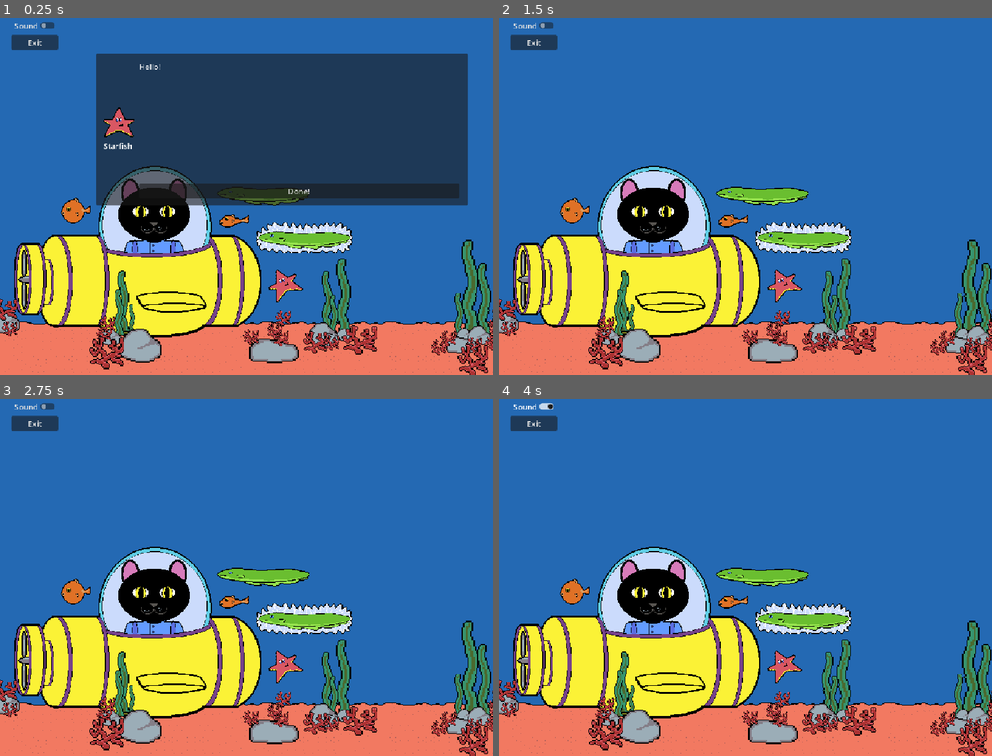
Above: before the commit, frames 1-4 (two rows, left to right).
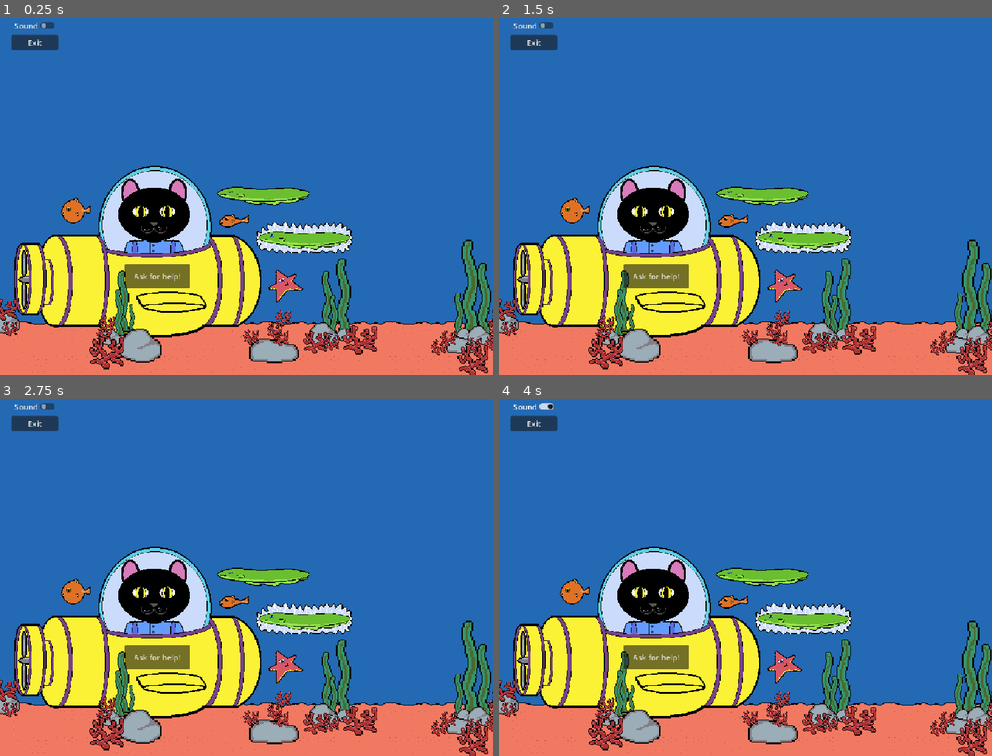
Above: after the commit, the same moments.

Repository: gainax2k1/uplifting_ocean
Game: Godot game, scene res://Scenes/uplifting_ocean.tscn
The game is run twice, just before and just after one commit, with the same random seed, the same clock (stepped at 60 frames per second) and the same inputs.
Inputs (mouse positions are in pixels of both pictures, inside the frame that each line leads up to):
- Up to frame 1 (0.25 s): no input
- Up to frame 2 (1.5 s): click (656, 275) at 0.5 s, where only the run after the commit has a clickable "Ask for help!"; click "Done!" at 1.25 s
- Up to frame 3 (2.75 s): no input
- Up to frame 4 (4 s): click "Sound" at 3.5 s

The runs differ from the first frame. In frame 1, 32% of the frame differs, in the area x 19-95%, y 10-76%; in frame 2, 0.9%; in frame 3, 0.9%; in frame 4, 0.9%.

Commit message:
dialog updates

Diff:
--- /dev/null
+++ b/Assets/Sprites/icon_sprite_frames.tres
@@ -0,0 +1,277 @@
+[gd_resource type="SpriteFrames" format=3 uid="uid://dqsy32ah0tj0r"]
+
+[ext_resource type="Texture2D" uid="uid://gr4e3nqr5y3l" path="res://Assets/Sprites/eel-icon-Sheet.png" id="1_muich"]
+[ext_resource type="Texture2D" uid="uid://clu13pw6harqg" path="res://Assets/Sprites/puffer-icon-small-sheet.png" id="2_ga58c"]
+[ext_resource type="Texture2D" uid="uid://ml2jvtxvp8kp" path="res://Assets/Sprites/starfish-icon-sheet.png" id="3_beb1n"]
+
+[sub_resource type="AtlasTexture" id="AtlasTexture_gl4vm"]
+atlas = ExtResource("1_muich")
+region = Rect2(0, 0, 100, 100)
+
+[sub_resource type="AtlasTexture" id="AtlasTexture_ofp2y"]
+atlas = ExtResource("1_muich")
+region = Rect2(100, 0, 100, 100)
+
+[sub_resource type="AtlasTexture" id="AtlasTexture_3dls6"]
+atlas = ExtResource("1_muich")
+region = Rect2(200, 0, 100, 100)
+
+[sub_resource type="AtlasTexture" id="AtlasTexture_w8h0v"]
+atlas = ExtResource("2_ga58c")
+region = Rect2(0, 0, 100, 100)
+
+[sub_resource type="AtlasTexture" id="AtlasTexture_y6rcn"]
+atlas = ExtResource("2_ga58c")
+region = Rect2(100, 0, 100, 100)
+
+[sub_resource type="AtlasTexture" id="AtlasTexture_2bvuo"]
+atlas = ExtResource("2_ga58c")
+region = Rect2(200, 0, 100, 100)
+
+[sub_resource type="AtlasTexture" id="AtlasTexture_xg2mj"]
+atlas = ExtResource("3_beb1n")
+region = Rect2(0, 0, 100, 100)
+
+[sub_resource type="AtlasTexture" id="AtlasTexture_3nas4"]
+atlas = ExtResource("3_beb1n")
+region = Rect2(100, 0, 100, 100)
+
+[sub_resource type="AtlasTexture" id="AtlasTexture_ionbg"]
+atlas = ExtResource("3_beb1n")
+region = Rect2(200, 0, 100, 100)
+
+[resource]
+resource_local_to_scene = true
+resource_name = "IconAni"
+animations = [{
+"frames": [{
+"duration": 1.0,
+"texture": SubResource("AtlasTexture_gl4vm")
+}, {
+"duration": 1.0,
+"texture": SubResource("AtlasTexture_ofp2y")
+}, {
+"duration": 1.0,
+"texture": SubResource("AtlasTexture_3dls6")
+}, {
+"duration": 1.0,
+"texture": SubResource("AtlasTexture_gl4vm")
+}, {
+"duration": 1.0,
+"texture": SubResource("AtlasTexture_ofp2y")
+}, {
+"duration": 1.0,
+"texture": SubResource("AtlasTexture_gl4vm")
+}, {
+"duration": 1.0,
+"texture": SubResource("AtlasTexture_ofp2y")
+}, {
+"duration": 1.0,
+"texture": SubResource("AtlasTexture_gl4vm")
+}, {
+"duration": 1.0,
+"texture": SubResource("AtlasTexture_ofp2y")
+}, {
+"duration": 1.0,
+"texture": SubResource("AtlasTexture_gl4vm")
+}, {
+"duration": 1.0,
+"texture": SubResource("AtlasTexture_ofp2y")
+}, {
+"duration": 1.0,
+"texture": SubResource("AtlasTexture_gl4vm")
+}, {
+"duration": 1.0,
+"texture": SubResource("AtlasTexture_ofp2y")
+}, {
+"duration": 1.0,
+"texture": SubResource("AtlasTexture_gl4vm")
+}, {
+"duration": 1.0,
+"texture": SubResource("AtlasTexture_ofp2y")
+}, {
+"duration": 1.0,
+"texture": SubResource("AtlasTexture_gl4vm")
+}, {
+"duration": 1.0,
+"texture": SubResource("AtlasTexture_ofp2y")
+}, {
+"duration": 1.0,
+"texture": SubResource("AtlasTexture_gl4vm")
+}, {
+"duration": 1.0,
+"texture": SubResource("AtlasTexture_ofp2y")
+}, {
+"duration": 1.0,
+"texture": SubResource("AtlasTexture_gl4vm")
+}, {
+"duration": 1.0,
+"texture": SubResource("AtlasTexture_ofp2y")
+}, {
+"duration": 1.0,
+"texture": SubResource("AtlasTexture_gl4vm")
+}, {
+"duration": 1.0,
+"texture": SubResource("AtlasTexture_ofp2y")
+}, {
+"duration": 1.0,
+"texture": SubResource("AtlasTexture_gl4vm")
+}, {
+"duration": 1.0,
+"texture": SubResource("AtlasTexture_ofp2y")
+}, {
+"duration": 1.0,
+"texture": SubResource("AtlasTexture_gl4vm")
+}, {
+"duration": 1.0,
+"texture": SubResource("AtlasTexture_ofp2y")
+}, {
+"duration": 1.0,
+"texture": SubResource("AtlasTexture_gl4vm")
+}, {
+"duration": 1.0,
+"texture": SubResource("AtlasTexture_ofp2y")
+}, {
+"duration": 1.0,
+"texture": SubResource("AtlasTexture_gl4vm")
+}, {
+"duration": 1.0,
+"texture": SubResource("AtlasTexture_ofp2y")
+}, {
+"duration": 1.0,
+"texture": SubResource("AtlasTexture_gl4vm")
+}, {
+"duration": 1.0,
+"texture": SubResource("AtlasTexture_gl4vm")
+}, {
+"duration": 1.0,
+"texture": SubResource("AtlasTexture_ofp2y")
+}],
+"loop": 1,
+"name": &"eel-icon-ani",
+"speed": 5.0
+}, {
+"frames": [{
+"duration": 1.0,
+"texture": SubResource("AtlasTexture_w8h0v")
+}, {
+"duration": 1.0,
+"texture": SubResource("AtlasTexture_y6rcn")
+}, {
+"duration": 1.0,
+"texture": SubResource("AtlasTexture_2bvuo")
+}, {
+"duration": 1.0,
+"texture": SubResource("AtlasTexture_w8h0v")
+}, {
+"duration": 1.0,
+"texture": SubResource("AtlasTexture_y6rcn")
+}, {
+"duration": 1.0,
+"texture": SubResource("AtlasTexture_w8h0v")
+}, {
+"duration": 1.0,
+"texture": SubResource("AtlasTexture_y6rcn")
+}, {
+"duration": 1.0,
+"texture": SubResource("AtlasTexture_w8h0v")
+}, {
+"duration": 1.0,
+"texture": SubResource("AtlasTexture_y6rcn")
+}, {
+"duration": 1.0,
+"texture": SubResource("AtlasTexture_w8h0v")
+}, {
+"duration": 1.0,
+"texture": SubResource("AtlasTexture_y6rcn")
+}, {
+"duration": 1.0,
+"texture": SubResource("AtlasTexture_w8h0v")
+}, {
+"duration": 1.0,
+"texture": SubResource("AtlasTexture_y6rcn")
+}, {
+"duration": 1.0,
+"texture": SubResource("AtlasTexture_w8h0v")
+}, {
+"duration": 1.0,
+"texture": SubResource("AtlasTexture_y6rcn")
+}, {
+"duration": 1.0,
+"texture": SubResource("AtlasTexture_w8h0v")
+}, {
+"duration": 1.0,
+"texture": SubResource("AtlasTexture_y6rcn")
+}, {
+"duration": 1.0,
+"texture": SubResource("AtlasTexture_w8h0v")
+}, {
+"duration": 1.0,
+"texture": SubResource("AtlasTexture_y6rcn")
+}],
+"loop": 1,
+"name": &"puffer-icon-ani",
+"speed": 5.0
+}, {
+"frames": [{
+"duration": 1.0,
+"texture": SubResource("AtlasTexture_xg2mj")
+}, {
+"duration": 1.0,
+"texture": SubResource("AtlasTexture_3nas4")
+}, {
+"duration": 1.0,
+"texture": SubResource("AtlasTexture_ionbg")
+}, {
+"duration": 1.0,
+"texture": SubResource("AtlasTexture_xg2mj")
+}, {
+"duration": 1.0,
+"texture": SubResource("AtlasTexture_3nas4")
+}, {
+"duration": 1.0,
+"texture": SubResource("AtlasTexture_xg2mj")
+}, {
+"duration": 1.0,
+"texture": SubResource("AtlasTexture_3nas4")
+}, {
+"duration": 1.0,
+"texture": SubResource("AtlasTexture_xg2mj")
+}, {
+"duration": 1.0,
+"texture": SubResource("AtlasTexture_3nas4")
+}, {
+"duration": 1.0,
+"texture": SubResource("AtlasTexture_xg2mj")
+}, {
+"duration": 1.0,
+"texture": SubResource("AtlasTexture_3nas4")
+}, {
+"duration": 1.0,
+"texture": SubResource("AtlasTexture_xg2mj")
+}, {
+"duration": 1.0,
+"texture": SubResource("AtlasTexture_3nas4")
+}, {
+"duration": 1.0,
+"texture": SubResource("AtlasTexture_xg2mj")
+}, {
+"duration": 1.0,
+"texture": SubResource("AtlasTexture_3nas4")
+}, {
+"duration": 1.0,
+"texture": SubResource("AtlasTexture_xg2mj")
+}, {
+"duration": 1.0,
+"texture": SubResource("AtlasTexture_3nas4")
+}, {
+"duration": 1.0,
+"texture": SubResource("AtlasTexture_xg2mj")
+}, {
+"duration": 1.0,
+"texture": SubResource("AtlasTexture_3nas4")
+}],
+"loop": 1,
+"name": &"starfish-icon-ani",
+"speed": 5.0
+}]
--- a/Scenes/Dialogue_Manager.gd
+++ b/Scenes/Dialogue_Manager.gd
@@ -7,25 +7,52 @@
 @onready var DialogText = %DialogText
 @onready var SpeakerLabel = %SpeakerLabel
 @onready var done_button = %DoneButton
+@onready var cont_button = %ContinueButton
 
-
+var current_NPC_index = 0
+var current_dialog_index = 0
+var current_dialog = null
+var current_dialog_max = 0
 
 func _ready() -> void:
 	DialogBox.hide()
-	start_dialog(full_script.Dialogues[0], 0)
-
 	pass
 
-func start_dialog(dialog:Dialogue, dialog_index:int):
-	if dialog_index == null:
-		dialog_index = 0
+func start_dialog(dialog:Dialogue):
+	current_dialog = dialog
+	current_dialog_max = len(current_dialog.Dialogs)-1
+	cont_button.disabled = false
+	if current_dialog_index == null:
+		current_dialog_index = 0
 
 	DialogBox.show()
-	NPC_Icon.texture = dialog.NPC_Icon
-	SpeakerLabel.text = dialog.NPC_Name
-	DialogText.text = dialog.Dialogs[dialog_index]
+	NPC_Icon.play(current_dialog.NPC_Icon)
+	SpeakerLabel.text = current_dialog.NPC_Name
+	DialogText.text = current_dialog.Dialogs[current_dialog_index]
 
+func cont_dialog():
+	if current_dialog_index> current_dialog_max:
+		return
+	DialogText.text = current_dialog.Dialogs[current_dialog_index]
 	pass
 
+func _on_continue_button_pressed() -> void:
+	current_dialog_index += 1
+	if current_dialog_index + 1 > current_dialog_max:
+		cont_button.disabled = true
+	cont_dialog()
+	pass # Replace with function body.
+
 func _on_done_button_pressed() -> void:
+	current_dialog_index = 0
+	if (current_NPC_index + 1) < len(full_script.Dialogues):
+		current_NPC_index += 1
+	else:
+		%AskForHelp.disabled = true
+		%AskForHelp.visible = false
+		#CALL ENDING...????????????????????
 	DialogBox.hide()
+
+func _on_ask_for_help_pressed() -> void:
+	start_dialog(full_script.Dialogues[current_NPC_index])
+	pass # Replace with function body.
--- a/Scenes/dialog.tscn
+++ b/Scenes/dialog.tscn
@@ -3,9 +3,7 @@
 [ext_resource type="Script" uid="uid://bb24tspl4newg" path="res://Scenes/Dialogue_Manager.gd" id="1_edf0l"]
 [ext_resource type="Script" uid="uid://dchd2qkhl6wvi" path="res://Scripts/dialog_box.gd" id="1_irs7l"]
 [ext_resource type="Resource" uid="uid://clvvjay05gcvp" path="res://Scripts/full_script.tres" id="2_87kay"]
-
-[sub_resource type="PlaceholderTexture2D" id="PlaceholderTexture2D_ga5kc"]
-size = Vector2(100, 100)
+[ext_resource type="SpriteFrames" uid="uid://dqsy32ah0tj0r" path="res://Assets/Sprites/icon_sprite_frames.tres" id="4_u40lh"]
 
 [node name="Dialog" type="Node2D" unique_id=1563229591]
 script = ExtResource("1_edf0l")
@@ -44,10 +42,12 @@
 layout_mode = 2
 alignment = 1
 
-[node name="NPCIcon" type="TextureRect" parent="CanvasLayer/DialogBox/MarginContainer/HBoxContainer/VBoxContainer" unique_id=191042840]
+[node name="NPCIcon" type="AnimatedSprite2D" parent="CanvasLayer/DialogBox/MarginContainer/HBoxContainer/VBoxContainer" unique_id=2111244090]
 unique_name_in_owner = true
-layout_mode = 2
-texture = SubResource("PlaceholderTexture2D_ga5kc")
+position = Vector2(79, 66)
+scale = Vector2(1.31, 1.31)
+sprite_frames = ExtResource("4_u40lh")
+animation = &"starfish-icon-ani"
 
 [node name="SpeakerLabel" type="Label" parent="CanvasLayer/DialogBox/MarginContainer/HBoxContainer/VBoxContainer" unique_id=1861606087]
 unique_name_in_owner = true
@@ -63,22 +63,17 @@
 unique_name_in_owner = true
 layout_mode = 2
 size_flags_vertical = 3
-text = "1. Take 5 long, deep breaths through your nose, and exhale through puckered lips.
-2. Place both feet flat on the floor. Wiggle your toes. Curl and uncurl your toes several
-times. Spend a moment noticing the sensations in your feet.
-3. Stomp your feet on the ground several times. Pay attention to the sensations in your feet
-and legs as you make contact with the ground.
-4. Clench your hands into fists, then release the tension. Repeat this 10 times.
-5. Press your palms together. Press them harder and hold this pose for 15 seconds. Pay
-attention to the feeling of tension in your hands and arms.
-6. Rub your palms together briskly. Notice and sound and the feeling of warmth.
-7. Reach your hands over your head like you’re trying to reach the sky. Stretch like this for 5
-seconds. Bring your arms down and let them relax at your sides.
-8. Take 5 more deep breaths and notice the feeling of calm in your body."
+text = "1. Take 5 long, deep breaths through your nose, and exhale through puckered lips."
+
+[node name="ContinueButton" type="Button" parent="CanvasLayer/DialogBox/MarginContainer/HBoxContainer/VBoxContainer2" unique_id=769049672]
+unique_name_in_owner = true
+layout_mode = 2
+text = "Continue"
 
 [node name="DoneButton" type="Button" parent="CanvasLayer/DialogBox/MarginContainer/HBoxContainer/VBoxContainer2" unique_id=94282263]
 unique_name_in_owner = true
 layout_mode = 2
 text = "Done!"
 
+[connection signal="pressed" from="CanvasLayer/DialogBox/MarginContainer/HBoxContainer/VBoxContainer2/ContinueButton" to="." method="_on_continue_button_pressed"]
 [connection signal="pressed" from="CanvasLayer/DialogBox/MarginContainer/HBoxContainer/VBoxContainer2/DoneButton" to="." method="_on_done_button_pressed"]
--- a/Scenes/uplifting_ocean.tscn
+++ b/Scenes/uplifting_ocean.tscn
@@ -258,5 +258,16 @@
 offset_transform_enabled = true
 
 [node name="Dialog" parent="." unique_id=1563229591 instance=ExtResource("1_w7ias")]
+unique_name_in_owner = true
 position = Vector2(214.99997, 172)
 scale = Vector2(-0.13478641, -4.424723)
+
+[node name="AskForHelp" type="Button" parent="." unique_id=1949216820]
+unique_name_in_owner = true
+offset_left = 259.0
+offset_top = 537.0
+offset_right = 395.0
+offset_bottom = 588.0
+text = "Ask for help!"
+
+[connection signal="pressed" from="AskForHelp" to="Dialog" method="_on_ask_for_help_pressed"]
--- a/Scripts/Dialogue.gd
+++ b/Scripts/Dialogue.gd
@@ -3,5 +3,5 @@
 class_name Dialogue
 
 @export var NPC_Name : String
-@export var NPC_Icon : Texture2D
+@export var NPC_Icon : String
 @export var Dialogs : Array[String]
--- a/Scripts/dialog_box.gd
+++ b/Scripts/dialog_box.gd
@@ -1,7 +1,7 @@
 extends Panel
 
 @onready var dialogue_text : RichTextLabel = %DialogText
-@onready var npc_icon : TextureRect = %NPCIcon
+@onready var npc_icon : AnimatedSprite2D = %NPCIcon
 
 
 
--- a/Scripts/full_script.tres
+++ b/Scripts/full_script.tres
@@ -2,28 +2,25 @@
 
 [ext_resource type="Script" uid="uid://cmfv4wy4eohe4" path="res://Scripts/Dialogue.gd" id="1_ratjg"]
 [ext_resource type="Script" uid="uid://ccclnbarsi5c6" path="res://Scripts/FullScript.gd" id="2_7e12r"]
-[ext_resource type="Texture2D" uid="uid://cy1lbchsg4i61" path="res://Assets/Sprites/starfish.png" id="2_bd0cp"]
-[ext_resource type="Texture2D" uid="uid://by6mcmd8wespp" path="res://Assets/Sprites/puffer-small.png" id="3_u5gu4"]
-[ext_resource type="Texture2D" uid="uid://bmfhdfd0ae4fn" path="res://Assets/Sprites/eel.png" id="4_kc8wv"]
 
 [sub_resource type="Resource" id="Resource_k0ep2"]
 script = ExtResource("1_ratjg")
 NPC_Name = "Starfish"
-NPC_Icon = ExtResource("2_bd0cp")
+NPC_Icon = "starfish-icon-ani "
 Dialogs = Array[String](["Hello!", "How's it going?", "Have a starry day! <3"])
 metadata/_custom_type_script = "uid://cmfv4wy4eohe4"
 
 [sub_resource type="Resource" id="Resource_nbxii"]
 script = ExtResource("1_ratjg")
 NPC_Name = "Puffer"
-NPC_Icon = ExtResource("3_u5gu4")
+NPC_Icon = "puffer-icon-ani"
 Dialogs = Array[String](["Heyo!", "Need help breathing?", "Let's practice deep breathing!"])
 metadata/_custom_type_script = "uid://cmfv4wy4eohe4"
 
 [sub_resource type="Resource" id="Resource_h456a"]
 script = ExtResource("1_ratjg")
 NPC_Name = "Eel"
-NPC_Icon = ExtResource("4_kc8wv")
+NPC_Icon = "eel-icon-ani"
 Dialogs = Array[String](["HELLO!", "YOU LOOK A LITTL LOW ON ENERGY!", "THIS MIGHT \"SHOCK\" YOU, BUT I CAN HELP YOU!", "LET'S GOOOO!!!"])
 metadata/_custom_type_script = "uid://cmfv4wy4eohe4"
 
--- a/project_time_traker.json
+++ b/project_time_traker.json
@@ -1,8 +1,9 @@
 {
-  "2D": 235.122215747833,
+  "2D": 1643.08910489082,
   "3D": 44.9551446437836,
-  "AFK": 244.011056900024,
-  "Editor": 8777.07941579819,
-  "Game": 370.337215900421,
-  "Script": 8126.66483950615
+  "AFK": 5632.1489713192,
+  "Asset Store": 4.99714398384094,
+  "Editor": 15402.6968386173,
+  "Game": 1105.84914445877,
+  "Script": 12603.8063006401
 }
Binary file added: Assets/Sprites/eel-icon-Sheet.png
Not shown, added: Assets/Sprites/eel-icon-Sheet.png.import
Binary file added: Assets/Sprites/eel-icon.aseprite
Binary file added: Assets/Sprites/starfish-icon-sheet.aseprite
Binary file added: Assets/Sprites/starfish-icon-sheet.png
Not shown, added: Assets/Sprites/starfish-icon-sheet.png.import
